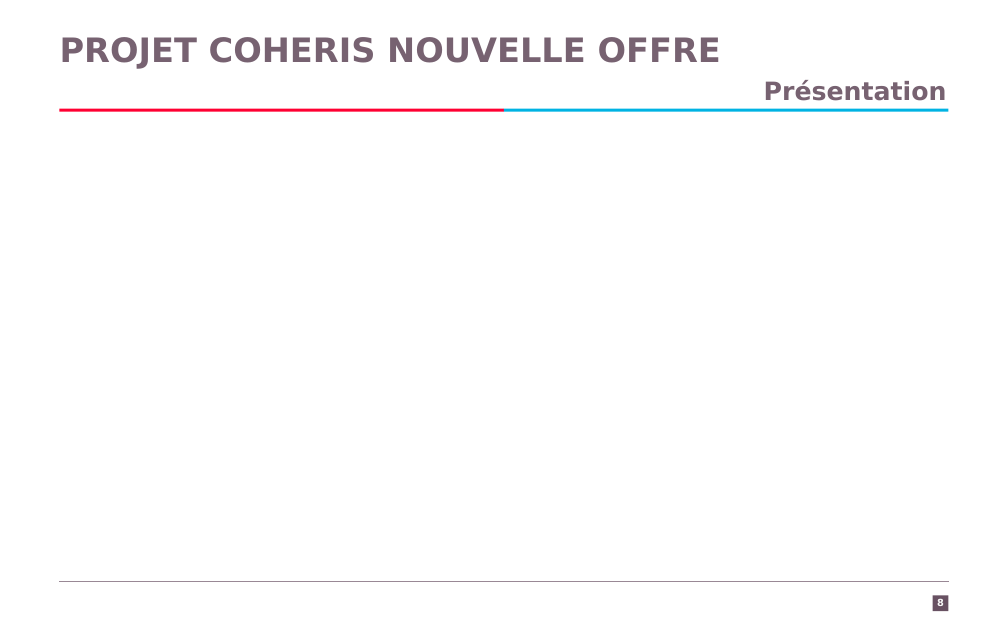
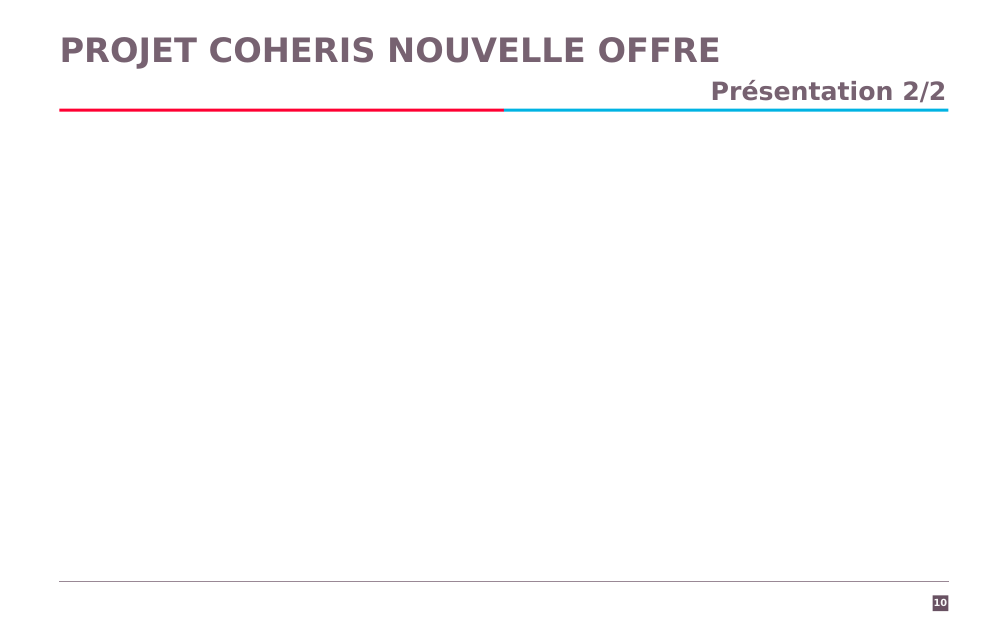
Before and after one commit to Kingsousse/Intership-Report-CRM, a slide deck: slide 10 of presentation.pptx (slide 8 before the commit). Drawn at 1008x630 pixels with LibreOffice and Linux fonts; fonts in the diff are those of the drawing; background and template pictures are left out. Boxes give left, top, right and bottom in pixels: in the first picture for what was removed or moved away, otherwise in the second. Text is boxed around its words. In the diff, an @@ line names an element or a change of style, - is before the commit and + after.

```diff
--- a/presentation.pptx
+++ b/presentation.pptx
@@ text at <box>711,80,946,103</box>: text changed @@
-  Présentation
+  Présentation 2/2
@@ page number at <box>934,599,948,606</box>: text changed @@
-8
+10
```
Also in this commit, not shown: 5 other slides changed, 2 slides added, 3 other files.
